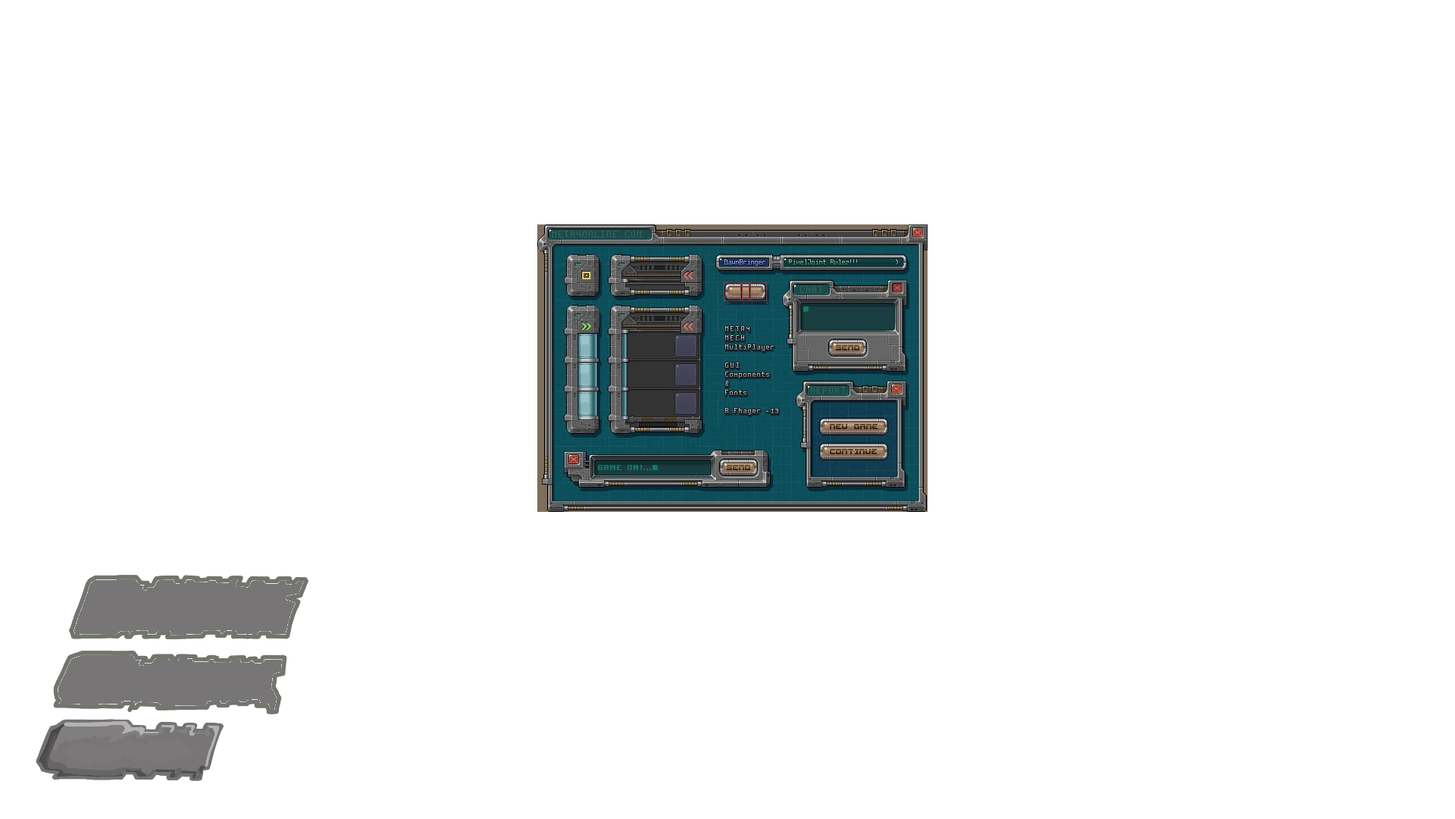
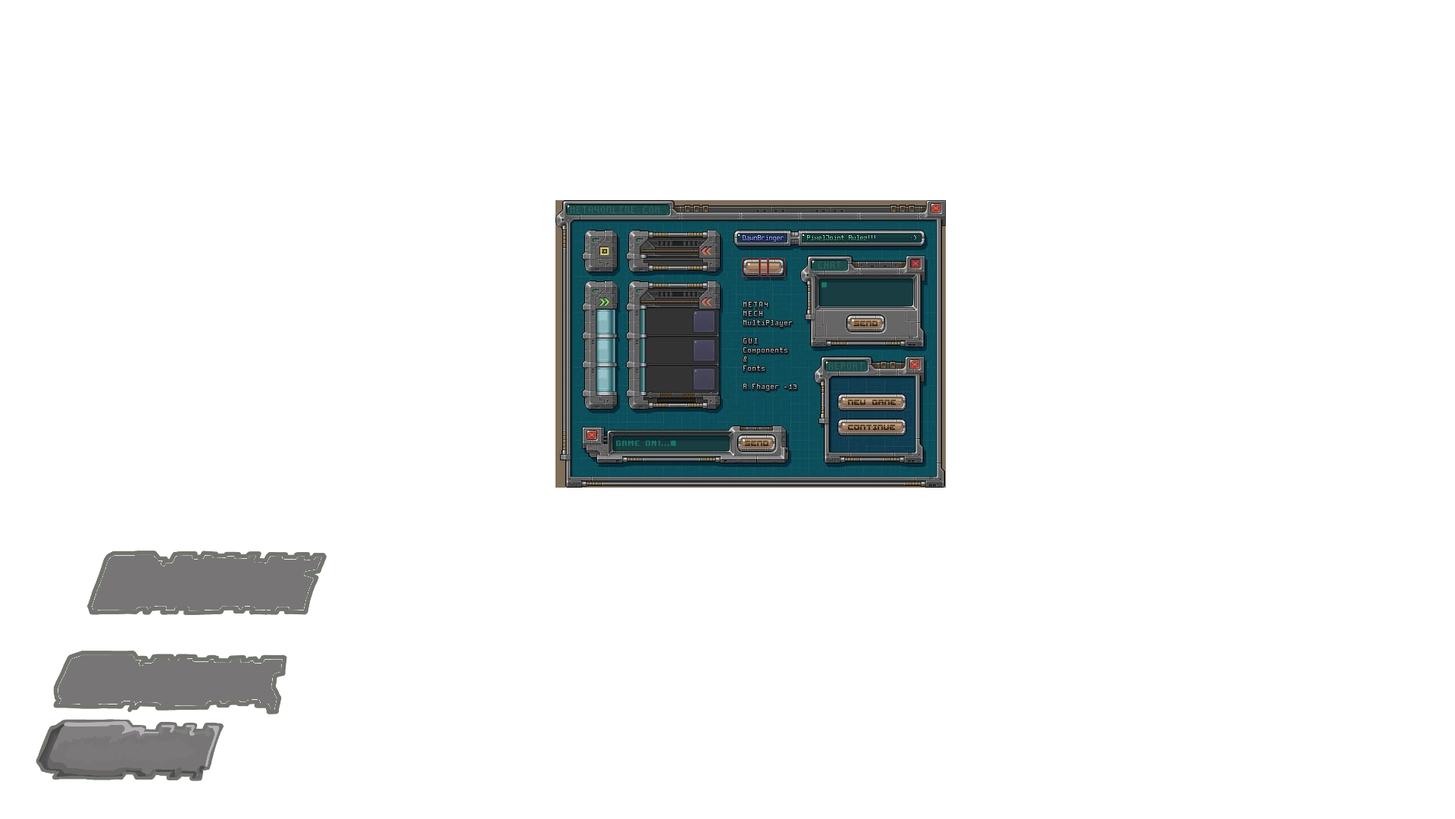
Comparing the layer stacks of the two 1455×819 images. Changes:
painted on "Paint Layer 3 (pasted)" over (68, 200, 946, 640)
